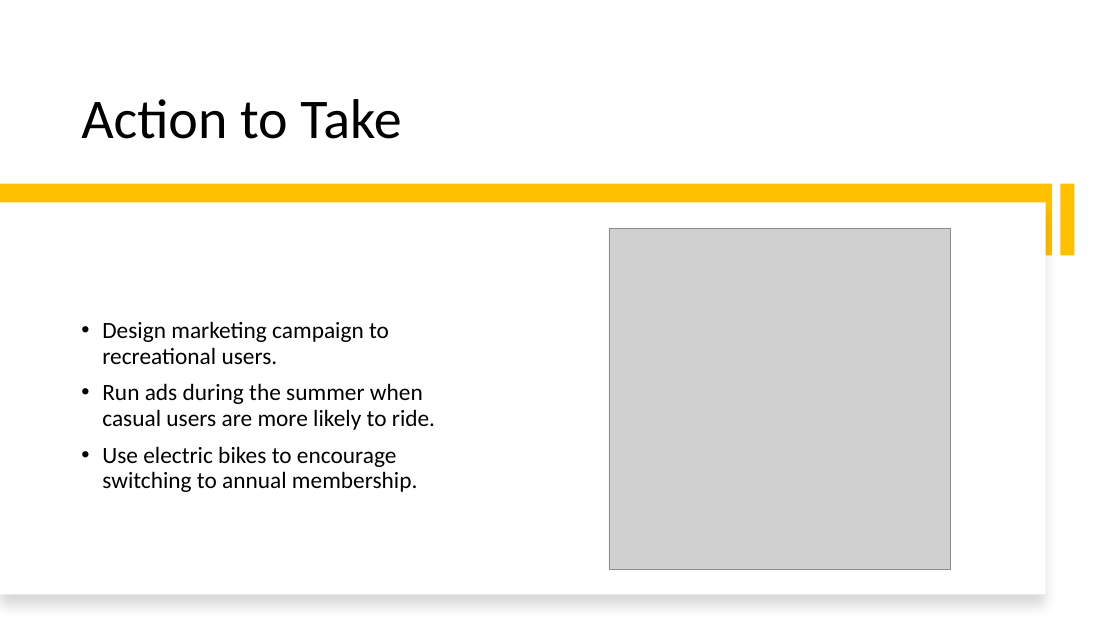
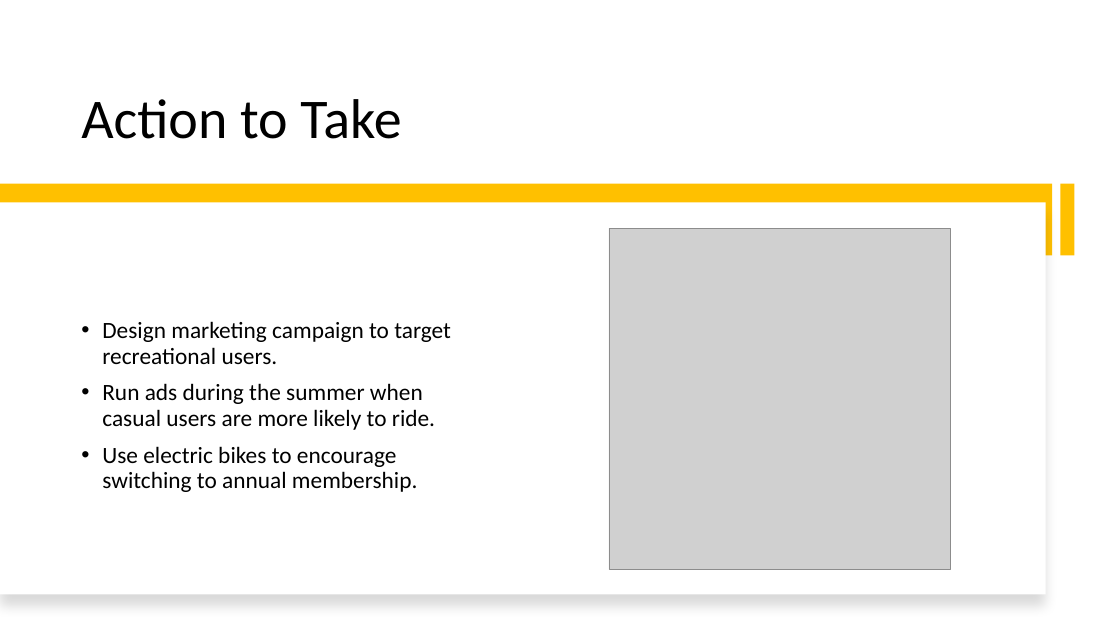
Before and after one commit to paulgreber/RideShareAnalysis, a slide deck: slide 19 of cyclistic_bike_share_analysis.pptx. Drawn at 1120x630 pixels with LibreOffice and Linux fonts; fonts in the diff are those of the drawing; grey boxes stand for pictures. Boxes give left, top, right and bottom in pixels: in the first picture for what was removed or moved away, otherwise in the second. Text is boxed around its words. In the diff, an @@ line names an element or a change of style, - is before the commit and + after.

```diff
--- a/cyclistic_bike_share_analysis.pptx
+++ b/cyclistic_bike_share_analysis.pptx
@@ text at <box>102,321,451,364</box>: text changed @@
-• Design marketing campaign to recreational users.
+• Design marketing campaign to target recreational users.
```
Also in this commit, not shown: 6 other slides changed, 1 other file.
